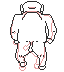
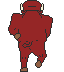
Layered file, before and after one edit (64 × 72). Changes by layer:
masked "Layer 2" over [8, 0, 57, 72]
